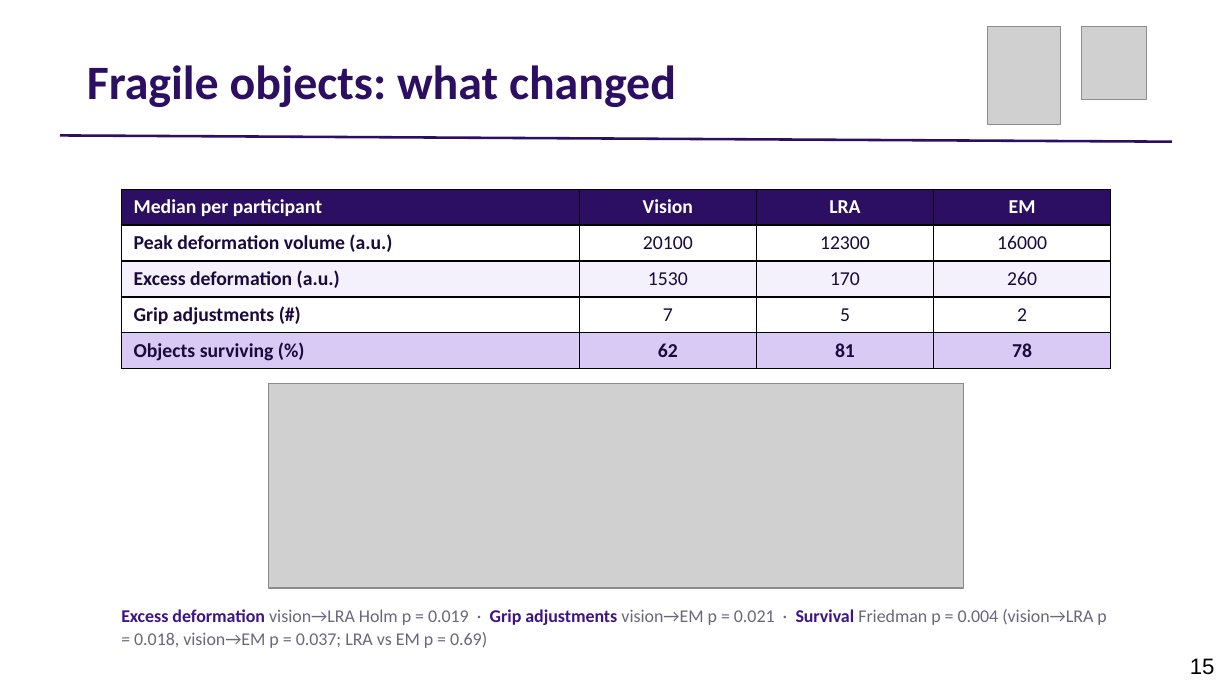
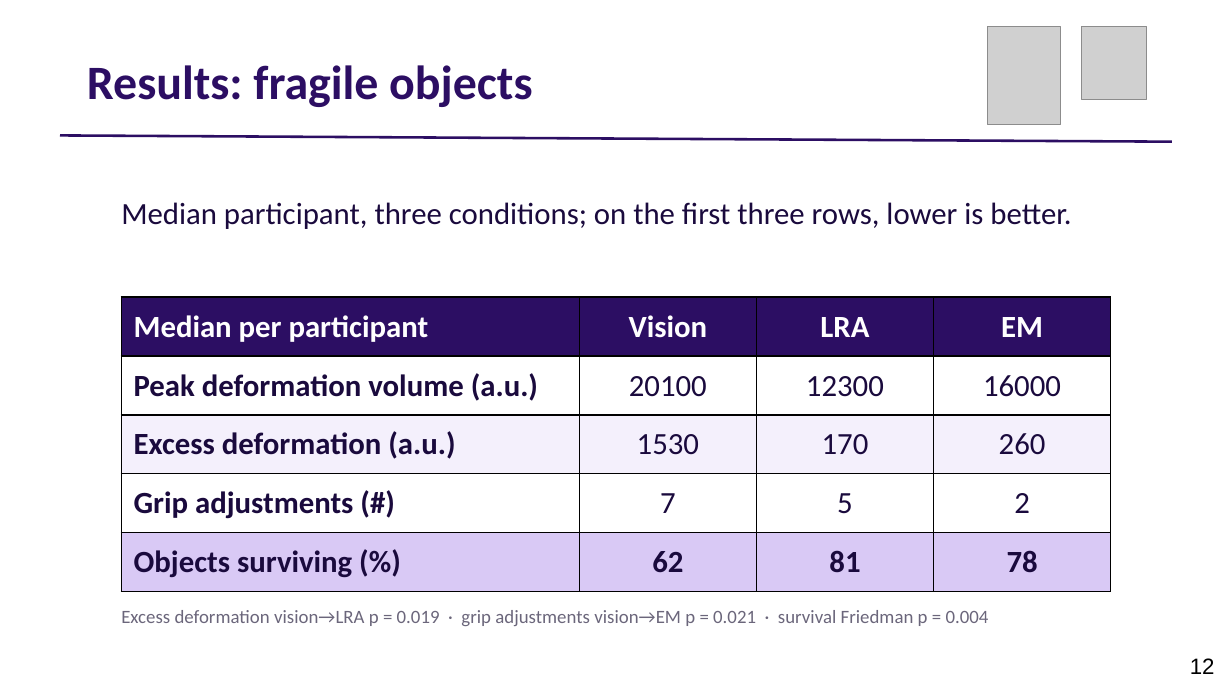
Before and after one commit to adibatic/gripper-haptic, a slide deck: slide 12 of thesis/presentation_slides.pptx (slide 15 before the commit). Drawn at 1232x693 pixels with LibreOffice and Linux fonts; fonts in the diff are those of the drawing; grey boxes stand for pictures. Boxes give left, top, right and bottom in pixels: in the first picture for what was removed or moved away, otherwise in the second. Text is boxed around its words. In the diff, an @@ line names an element or a change of style, - is before the commit and + after.

```diff
--- a/thesis/presentation_slides.pptx
+++ b/thesis/presentation_slides.pptx
@@ text at <box>87,65,532,107</box>: text changed @@
-Fragile objects: what changed
+Results: fragile objects
@@ text added at <box>121,202,1071,229</box>, 18 pt, text #1A0A3D @@
+Median participant, three conditions; on the first three rows, lower is better.
@@ table at <box>121,297,1111,591</box> @@
@@ size 11.5 to 18 pt @@
@@ table: place and size @@
-table at <box>121,190,1111,368</box>
+table at <box>121,297,1111,591</box>
@@ picture removed at <box>269,383,965,588</box> @@
@@ text at <box>121,610,989,626</box>: text changed; size 10.5 to 11 pt @@
-Excess deformation vision→LRA Holm p = 0.019 · Grip adjustments vision→EM p = 0.021 · Survival Friedman p = 0.004 (vision→LRA p = 0.018, vision→EM p = 0.037; LRA vs EM p = 0.69)
+Excess deformation vision→LRA p = 0.019 · grip adjustments vision→EM p = 0.021 · survival Friedman p = 0.004
@@ page number at <box>1190,658,1215,674</box>: text changed @@
-15
+12
```
Also in this commit, not shown: 4 other slides changed, 11 slides added, 14 slides removed, 3 other files.
